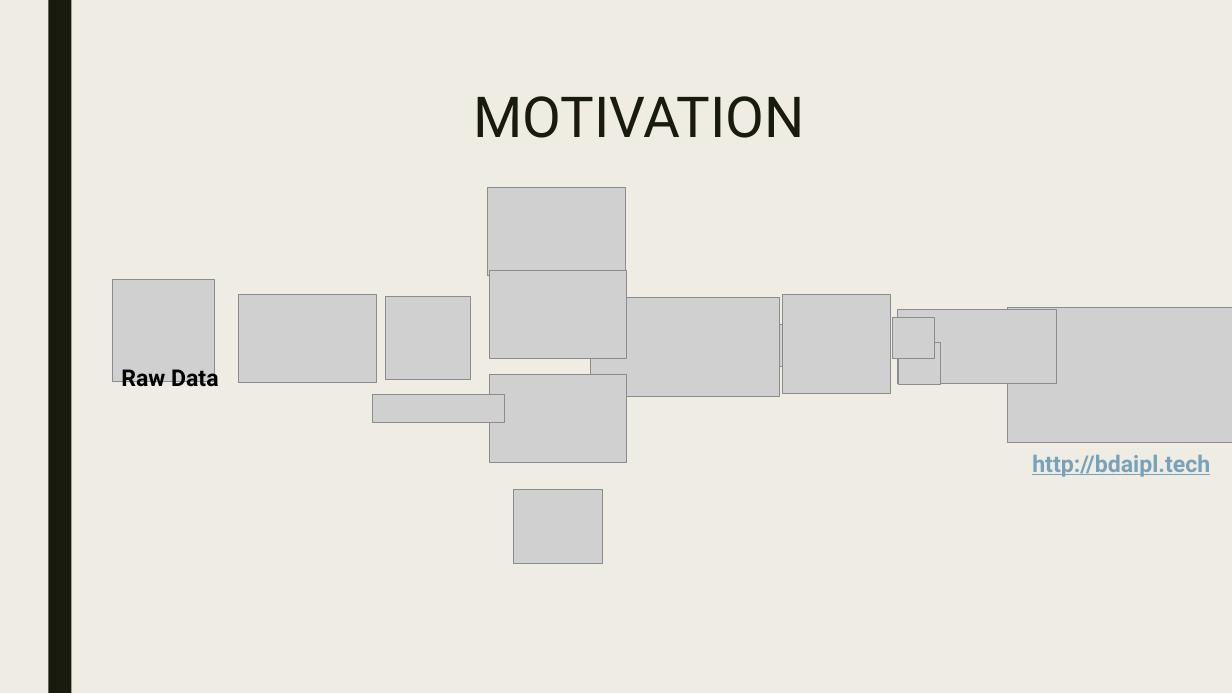
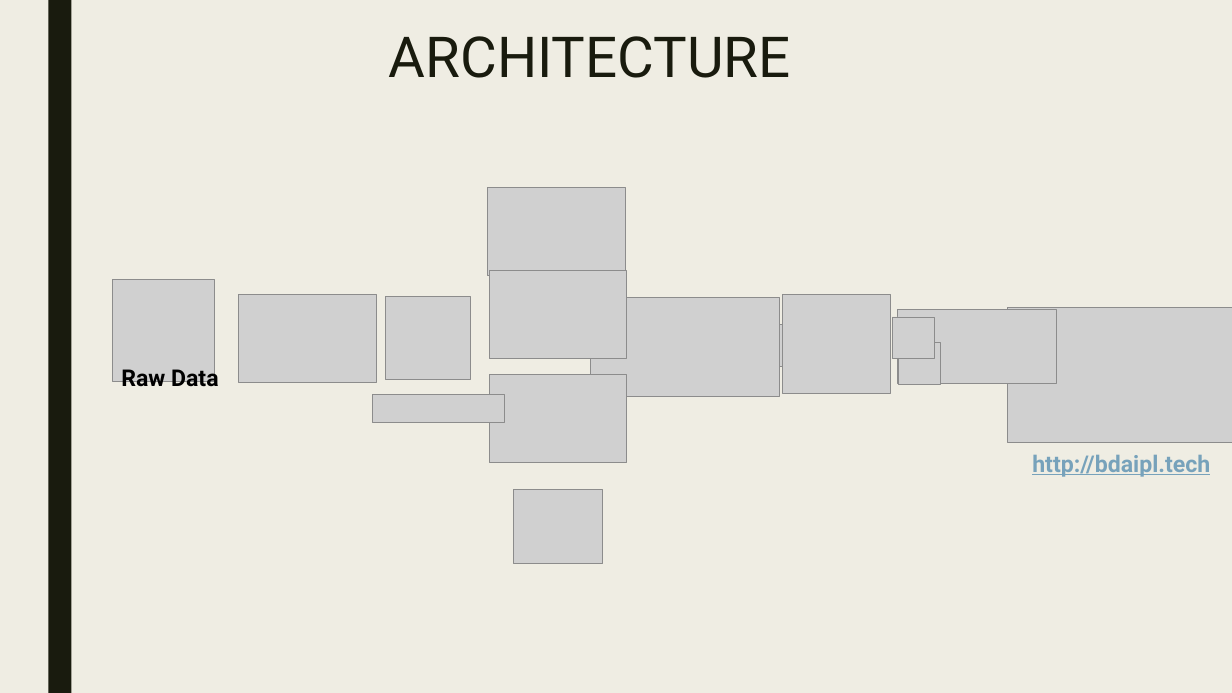
Before and after one commit to CUBigDataClass/Indian-Premier-League, a slide deck: slide 3 of Data Analysis & Visualisations of IPL.pptx. Drawn at 1232x693 pixels with LibreOffice and Linux fonts; fonts in the diff are those of the drawing; grey boxes stand for pictures. Boxes give left, top, right and bottom in pixels: in the first picture for what was removed or moved away, otherwise in the second. Text is boxed around its words. In the diff, an @@ line names an element or a change of style, - is before the commit and + after.

```diff
--- a/Data Analysis & Visualisations of IPL.pptx
+++ b/Data Analysis & Visualisations of IPL.pptx
@@ text at (389,36,791,78): text changed @@
-MOTIVATION
+ARCHITECTURE
```
Also in this commit, not shown: 5 other slides changed, 2 slides added, 2 slides removed.
